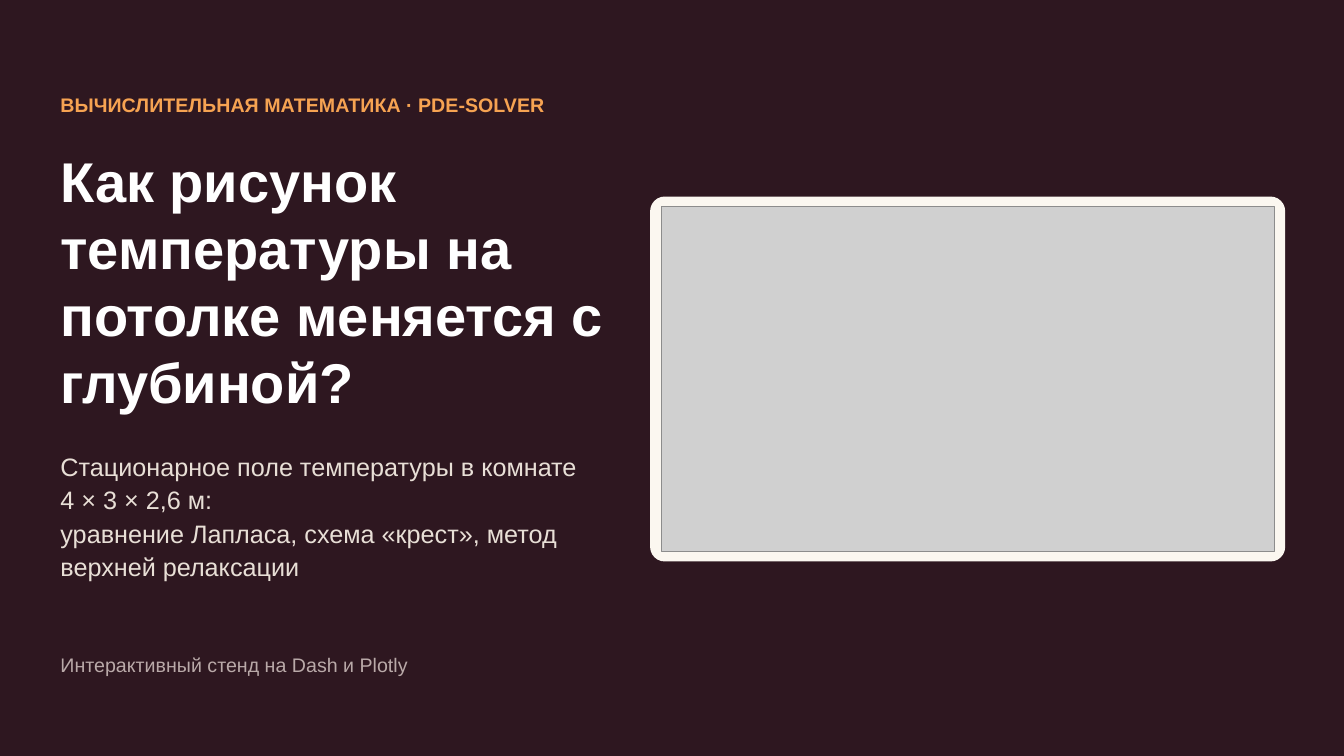
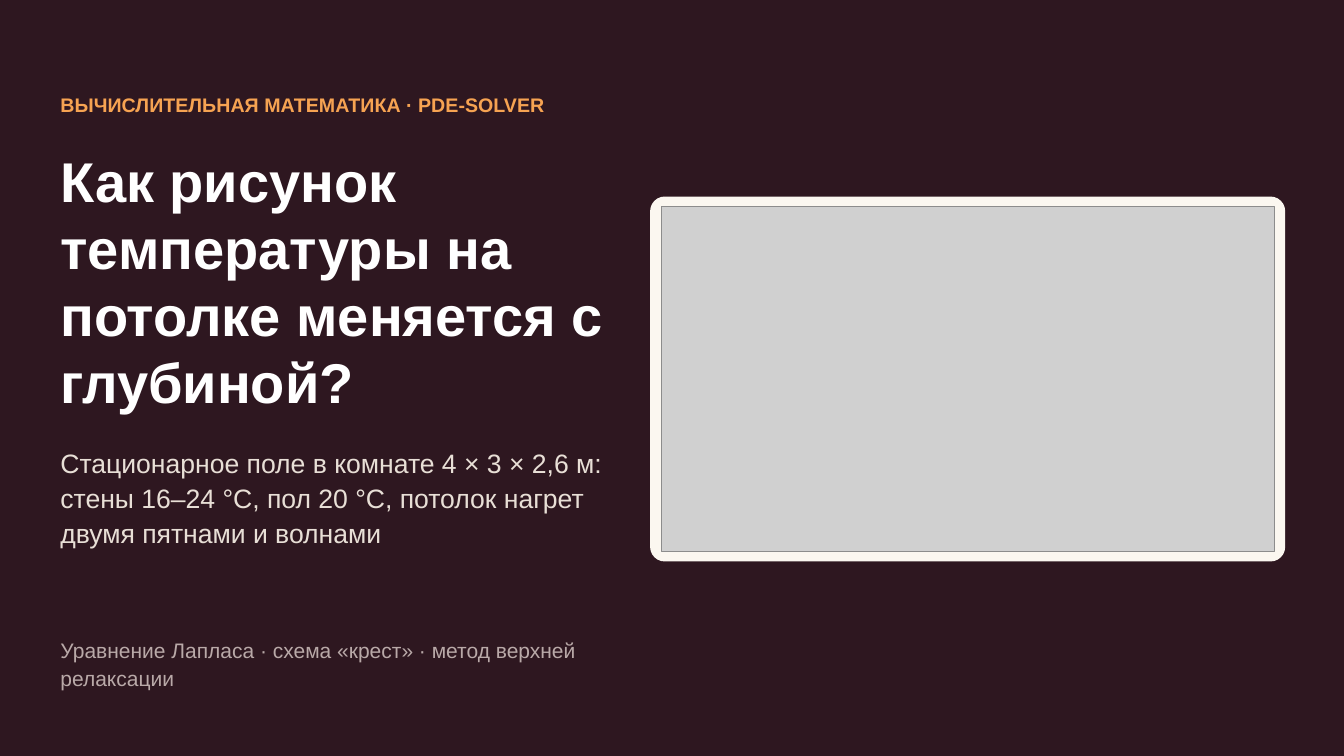
Before and after one commit to terMorel/computational-mathematics, a slide deck: slide 1 of PDE-Solver/presentation/PDE-Solver.pptx. Drawn at 1344x756 pixels with LibreOffice and Linux fonts; fonts in the diff are those of the drawing; grey boxes stand for pictures. Boxes give left, top, right and bottom in pixels: in the first picture for what was removed or moved away, otherwise in the second. Text is boxed around its words. In the diff, an @@ line names an element or a change of style, - is before the commit and + after.

```diff
--- a/PDE-Solver/presentation/PDE-Solver.pptx
+++ b/PDE-Solver/presentation/PDE-Solver.pptx
@@ text at box(60, 454, 602, 548): text changed; size 18 to 19 pt @@
-Стационарное поле температуры в комнате 4 × 3 × 2,6 м:
-уравнение Лапласа, схема «крест», метод верхней релаксации
+Стационарное поле в комнате 4 × 3 × 2,6 м: стены 16–24 °C, пол 20 °C, потолок нагрет двумя пятнами и волнами
@@ text at box(60, 642, 575, 690): text changed; size 14 to 15 pt @@
-Интерактивный стенд на Dash и Plotly
+Уравнение Лапласа · схема «крест» · метод верхней релаксации
```
Also in this commit, not shown: 1 other slide changed, 7 slides added, 7 slides removed, 12 other files.
